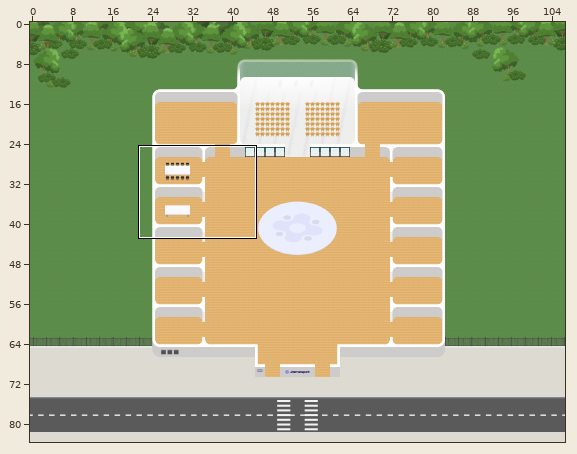
Two states of a Tiled map, 2026-new-Jland/jland.tmx. The picture above shows the old version from afar; the outline marks the close-up.
Close-up. Earlier state:
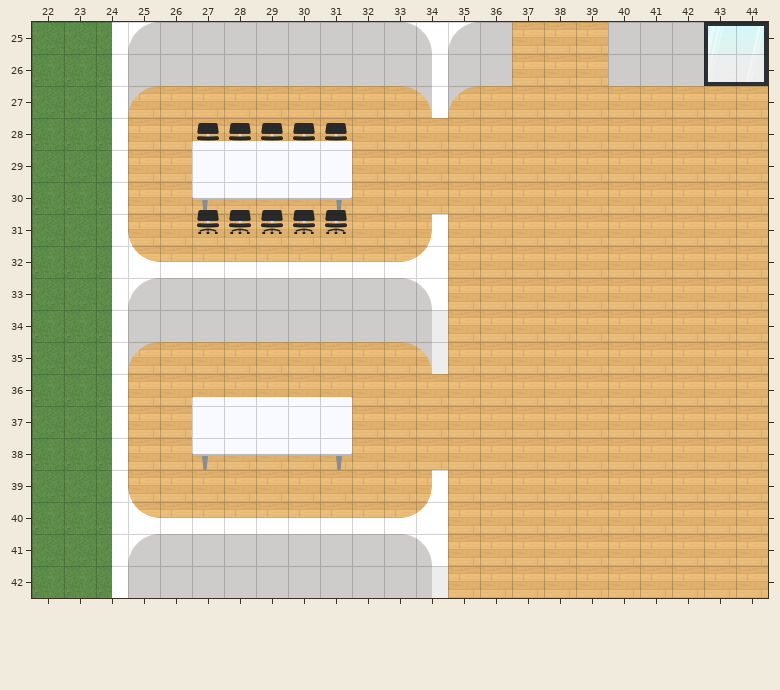
Cells are 32x32 px. Shown: x 22..44, y 25..42.
After:
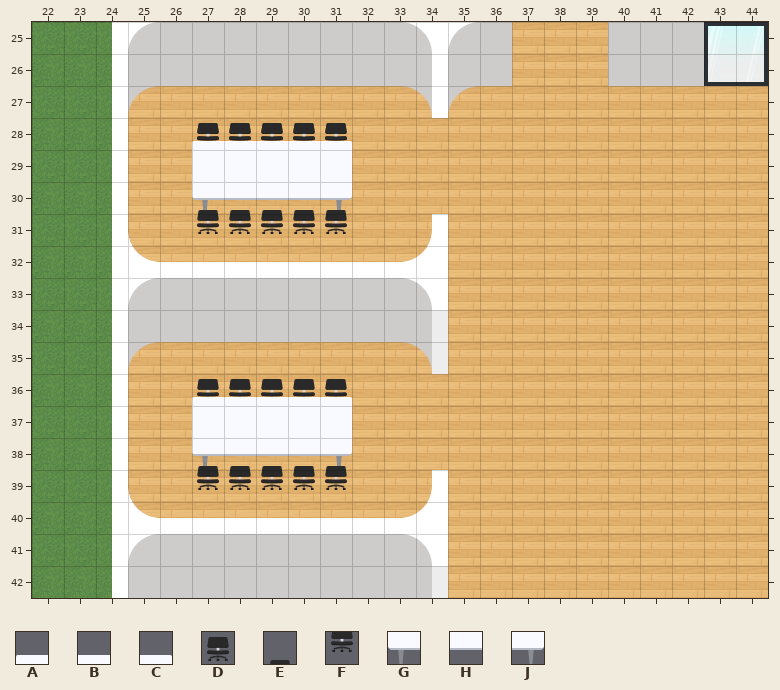
Key: from "Misc": A 0, B 1, C 4, D 5, E 6, F 46, G 80, H 81, J 84.
_ is an empty cell, . an unchanged one.
The edit:
--- layer "Misc Down"
@@ x 27..31 @@
-28 ABBBC
+28 DDDDD
@@ x 27..31 @@
-36 ABBBC
+36 DDDDD
--- layer "Misc up"
@@ x 27..31 @@
-38 GHHHJ
-39 _____
+38 EEEEE
+39 FFFFF
Pixel boxes of the changes (left, top, right, bottom) in both close-ups:
changed: (192, 123, 352, 143)
changed: (192, 379, 352, 399)
changed: (192, 453, 352, 490)
